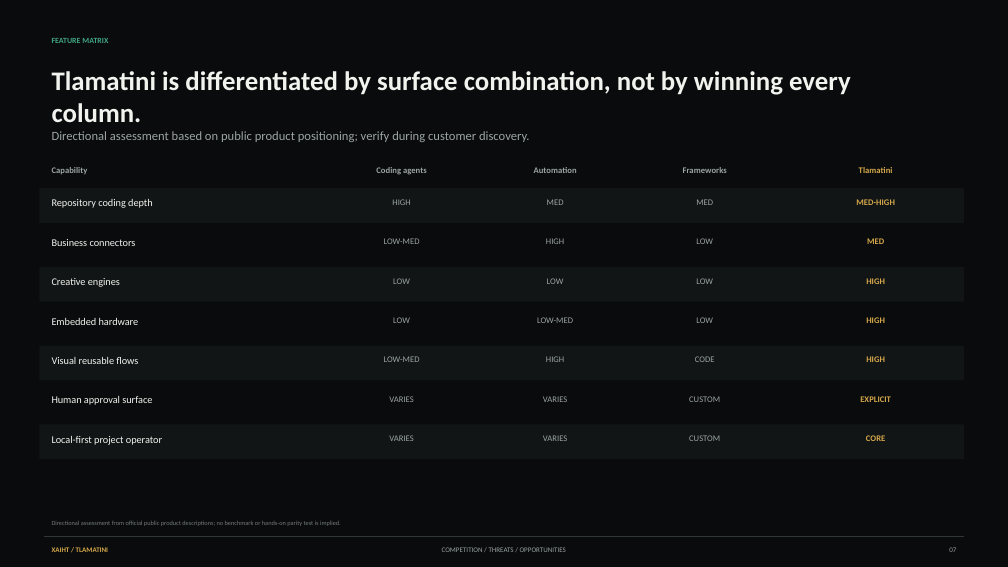
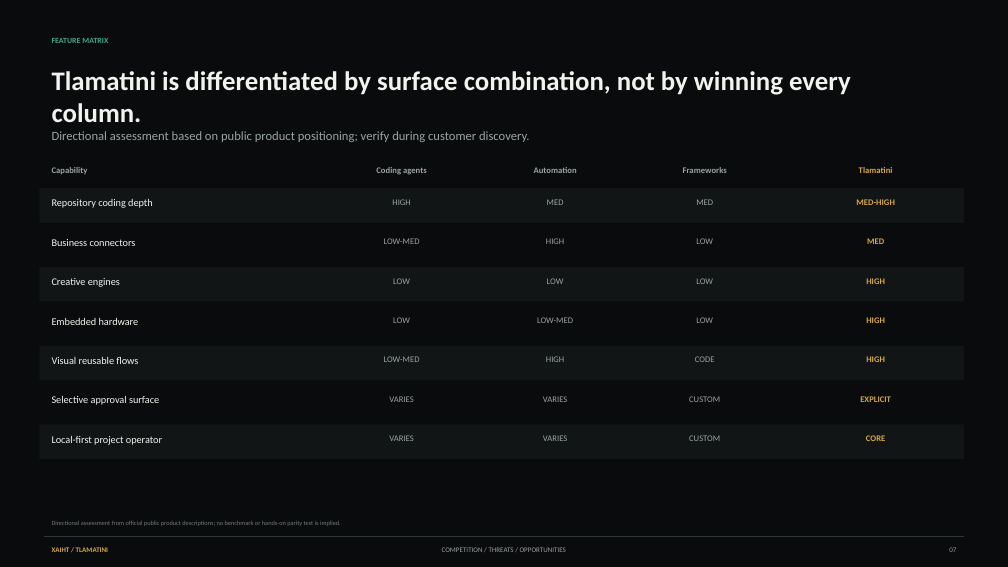
Before and after one commit to XAIHT/web-app, a slide deck: slide 7 of campaign/decks/XAIHT_Competition_Threats_Opportunities.pptx. Drawn at 1008x567 pixels with LibreOffice and Linux fonts; fonts in the diff are those of the drawing. Boxes give left, top, right and bottom in pixels: in the first picture for what was removed or moved away, otherwise in the second. Text is boxed around its words. In the diff, an @@ line names an element or a change of style, - is before the commit and + after.

```diff
--- a/campaign/decks/XAIHT_Competition_Threats_Opportunities.pptx
+++ b/campaign/decks/XAIHT_Competition_Threats_Opportunities.pptx
@@ text at (52, 396, 159, 405): text changed @@
-Human approval surface
+Selective approval surface
```
Also in this commit, not shown: 2 other slides changed, 2 slides added, 37 other files.
